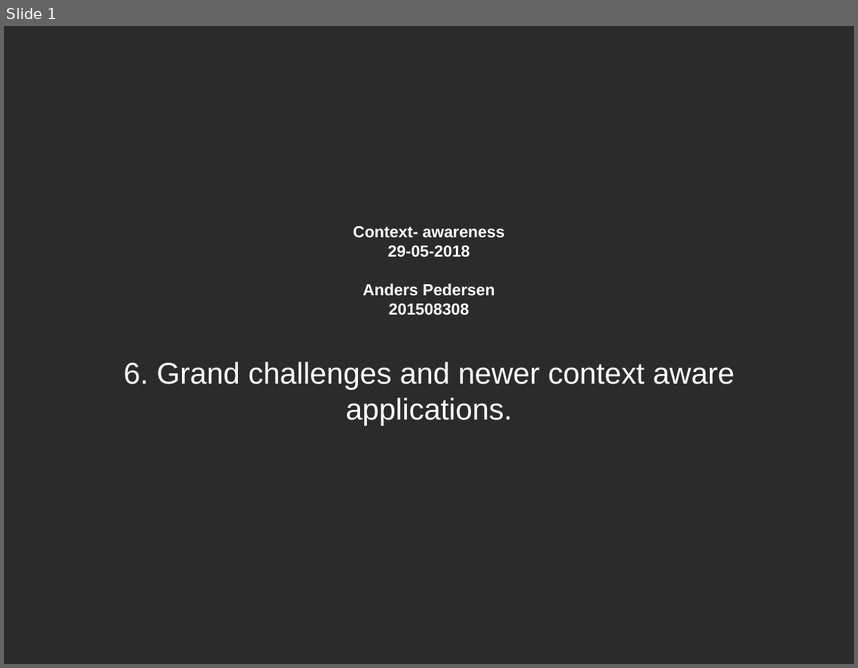
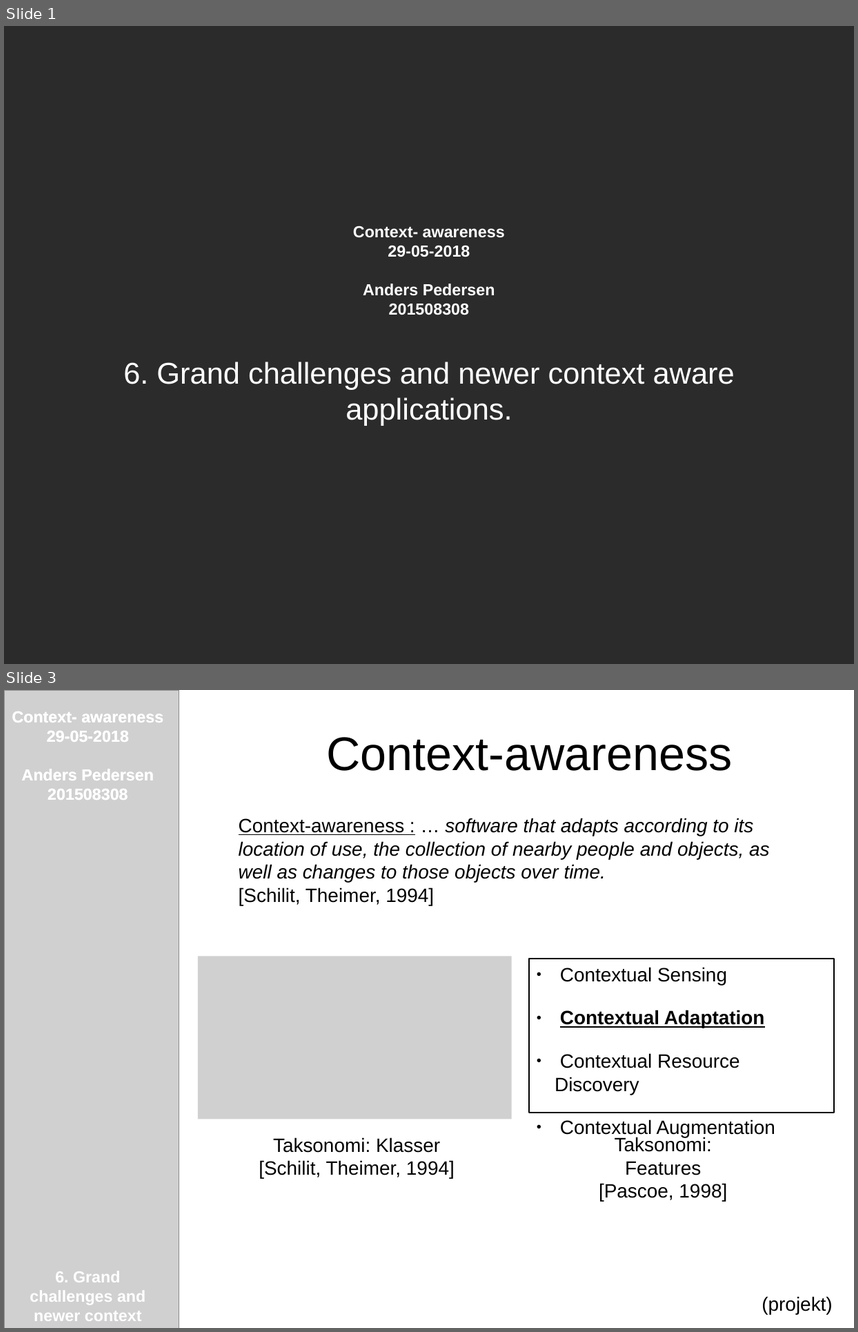
Before and after one commit to AndersHP/ContextAwarenessEksamen, a slide deck: 6GrandChallengedAndNewerContextAwareApps.odp. Shown one above the other, each under a label of ours: slide 1 before the commit, slides 1 and 3 after it; the slides between them are not shown. The pictures are 858x668 and 858x1332 pixels, drawn with LibreOffice and Linux fonts; fonts in the diff are those of the drawing; grey boxes stand for pictures; background and template pictures are left out; a plain dark background stands for a picture behind light text. Boxes give left, top, right and bottom in pixels: in the first picture for what was removed or moved away, otherwise in the second. Text is boxed around its words. In the diff, an @@ line names an element or a change of style, - is before the commit and + after.

```diff
--- a/6GrandChallengedAndNewerContextAwareApps.odp
+++ b/6GrandChallengedAndNewerContextAwareApps.odp
@@ slide 3 added at [4,690,854,1328], background #FFFFFF @@
@@ picture added at [4,690,179,1328] @@
@@ text added at [12,711,163,800], 15 pt, text #FFFFFF, bold @@
+Context- awareness
+29-05-2018
+Anders Pedersen
+201508308
@@ text added at [326,737,732,771], 44 pt, text #000000 @@
+Context-awareness
@@ title added at [348,749,510,771], 44 pt, text #FFFFFF @@
+Agenda
@@ text added at [239,818,770,905], 18 pt, text #000000, italic @@
+Context-awareness : … software that adapts according to its location of use, the collection of nearby people and objects, as well as changes to those objects over time.
+[Schilit, Theimer, 1994]
@@ picture added at [198,956,512,1119] @@
@@ rectangle added at [529,958,835,1113], outline #000000 1.45 pt, 18 pt, text #000000 @@
+● Contextual Sensing
+● Contextual Adaptation
+● Contextual Resource Discovery
+● Contextual Augmentation
@@ text added at [259,1137,455,1178], 18 pt, text #000000 @@
+Taksonomi: Klasser
+[Schilit, Theimer, 1994]
@@ text added at [599,1136,727,1201], 18 pt, text #000000 @@
+Taksonomi: Features
+[Pascoe, 1998]
@@ text added at [30,1270,145,1321], 15 pt, text #FFFFFF, bold @@
+Context- awareness
+29-05-2018
+Anders Pedersen
+201508308
+6. Grand challenges and newer context aware applications
@@ text added at [762,1296,832,1314], 18 pt, text #000000 @@
+(projekt)
```
Also in this commit, not shown: 5 slides changed, 1 other slide added, 4 other files.
